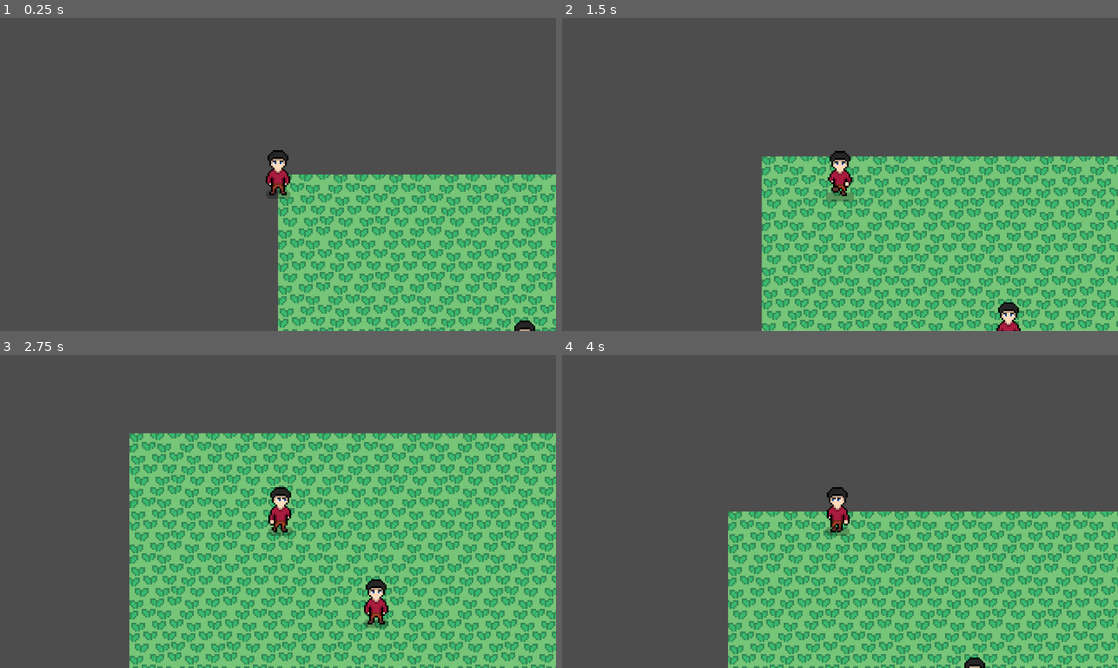
Above: before the commit, frames 1-4 (two rows, left to right).
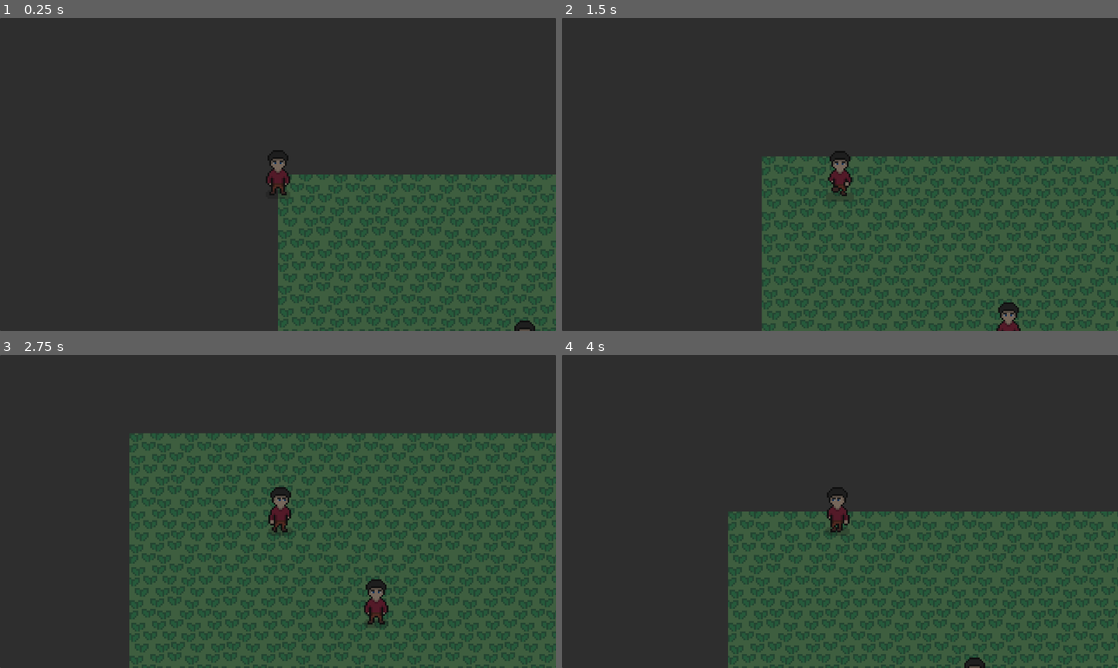
Above: after the commit, the same moments.

Repository: QuocKhangDA22TTD/rpg_game
Game: Godot game, scene res://scenes/demo.tscn
Two runs of this game, one before a commit and one after it. Both use one fixed random seed, a clock stepped at 60 frames per second and the inputs below.
Inputs:
- Up to frame 1 (0.25 s): no input
- Up to frame 2 (1.5 s): tap Enter at 0.5 s; hold Right (ui_right) 0.53-1.28 s; hold Down (ui_down) from 1.28 s (still down)
- Up to frame 3 (2.75 s): release Down (ui_down) at 2.03 s; hold Right (ui_right) from 2.03 s (still down)
- Up to frame 4 (4 s): release Right (ui_right) at 2.78 s; hold Up (ui_up) 2.78-3.53 s; hold Left (ui_left) from 3.53 s (still down)

The runs differ from the first frame. In frame 1, 100% of the frame differs, in the area x 0-100%, y 0-100%; in frame 2, 100%; in frame 3, 100%; in frame 4, 100%.

Commit message:
Gắn scene inventory_ui vào scene demo.

Diff:
--- a/scenes/demo.tscn
+++ b/scenes/demo.tscn
@@ -3,6 +3,7 @@
 [ext_resource type="Texture2D" uid="uid://eec23hcg0uyb" path="res://assets/tile.png" id="1_tqfh0"]
 [ext_resource type="PackedScene" uid="uid://cpitsgqfub6hn" path="res://scenes/player.tscn" id="2_ba4lm"]
 [ext_resource type="Texture2D" uid="uid://duplrhxctrtde" path="res://assets/player.png" id="3_l20p6"]
+[ext_resource type="PackedScene" uid="uid://c06klg74cglxk" path="res://scenes/inventory_ui.tscn" id="4_vephn"]
 
 [sub_resource type="TileSetAtlasSource" id="TileSetAtlasSource_ba4lm"]
 texture = ExtResource("1_tqfh0")
@@ -29,3 +30,5 @@
 region_rect = Rect2(0, 0, 32, 32)
 
 [node name="UI" type="CanvasLayer" parent="." unique_id=303326724]
+
+[node name="InventoryUI" parent="UI" unique_id=1898595049 instance=ExtResource("4_vephn")]
--- a/scenes/inventory_ui.tscn
+++ b/scenes/inventory_ui.tscn
@@ -1,8 +1,10 @@
 [gd_scene format=3 uid="uid://c06klg74cglxk"]
 
 [ext_resource type="Script" uid="uid://dtkjfr3lp2vt7" path="res://scripts/inventory_ui.gd" id="1_tahbm"]
+[ext_resource type="PackedScene" uid="uid://dt0mss81fajoo" path="res://scenes/slot.tscn" id="2_mdwe3"]
+[ext_resource type="Script" uid="uid://cmvbqkenwxyu8" path="res://scripts/inventory.gd" id="2_ylkvr"]
 
-[node name="InventoryUI" type="Control" unique_id=1898595049]
+[node name="InventoryUI" type="Control" unique_id=1898595049 node_paths=PackedStringArray("inventory", "grid")]
 layout_mode = 3
 anchors_preset = 15
 anchor_right = 1.0
@@ -10,14 +12,30 @@
 grow_horizontal = 2
 grow_vertical = 2
 script = ExtResource("1_tahbm")
+inventory = NodePath("Inventory")
+slot_scene = ExtResource("2_mdwe3")
+grid = NodePath("Panel/GridContainer")
+
+[node name="Inventory" type="Node" parent="." unique_id=2095618196]
+script = ExtResource("2_ylkvr")
 
 [node name="Panel" type="Panel" parent="." unique_id=1375891763]
-layout_mode = 0
-offset_right = 40.0
-offset_bottom = 40.0
+layout_mode = 1
+anchors_preset = 15
+anchor_right = 1.0
+anchor_bottom = 1.0
+grow_horizontal = 2
+grow_vertical = 2
 
 [node name="GridContainer" type="GridContainer" parent="Panel" unique_id=349564777]
-layout_mode = 0
-offset_right = 40.0
-offset_bottom = 40.0
+layout_mode = 1
+anchors_preset = 8
+anchor_left = 0.5
+anchor_top = 0.5
+anchor_right = 0.5
+anchor_bottom = 0.5
+grow_horizontal = 2
+grow_vertical = 2
+theme_override_constants/h_separation = 64
+theme_override_constants/v_separation = 64
 columns = 6
